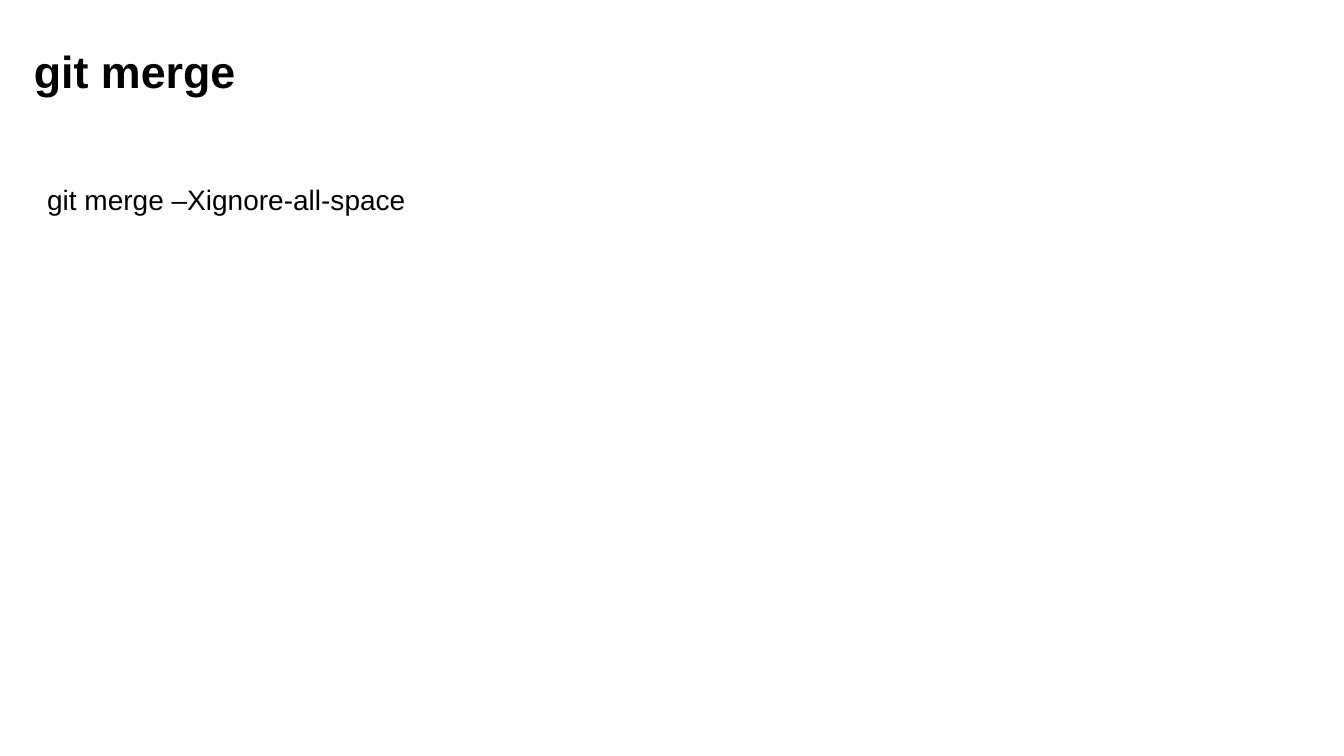
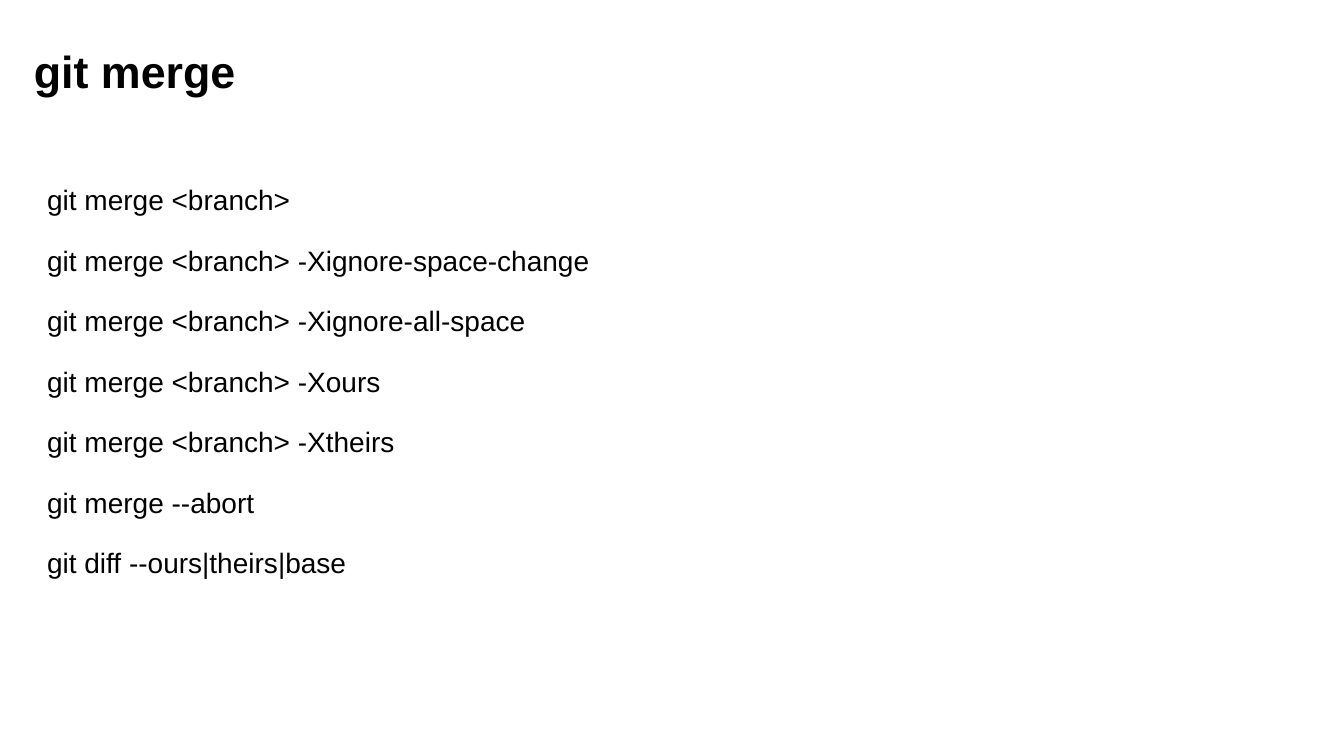
Before and after one commit to yunoguthi/testeCursoGit, a slide deck: slide 9 of aula04.pptx. Drawn at 1344x756 pixels with LibreOffice and Linux fonts; fonts in the diff are those of the drawing; background and template pictures are left out. Boxes give left, top, right and bottom in pixels: in the first picture for what was removed or moved away, otherwise in the second. Text is boxed around its words. In the diff, an @@ line names an element or a change of style, - is before the commit and + after.

```diff
--- a/aula04.pptx
+++ b/aula04.pptx
@@ text at (47, 189, 589, 578): text changed @@
-git merge –Xignore-all-space
+git merge <branch>
+git merge <branch> -Xignore-space-change
+git merge <branch> -Xignore-all-space
+git merge <branch> -Xours
+git merge <branch> -Xtheirs
+git merge --abort
+git diff --ours|theirs|base
```
Also in this commit, not shown: 1 other file.
